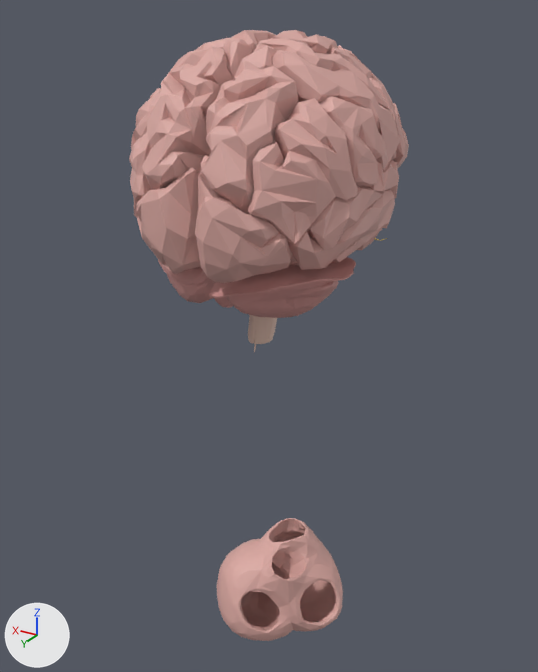
An edit to the glTF model public/models/nervoso-leve.glb, drawn before and after from the same camera.
Camera for both pictures: a 50 mm camera at (-0.208, 0.379, 1.714) aimed at (0.02, 0.0, 1.525). The lights are fixed; the arrows at lower left show +X, +Y and +Z. The first picture is the older version. Where no turn or scale is listed for an object, it has been applied to the vertices.

Names of what the first picture shows: 'FMA13884', 'FMA67944', 'FMA72665', 'FMA72667', 'FMA72669', 'FMA72671', 'FMA72672', 'FMA72685', 'FMA72804', 'FMA72975', 'FMA72976', 'FMA83966' and 11 more.
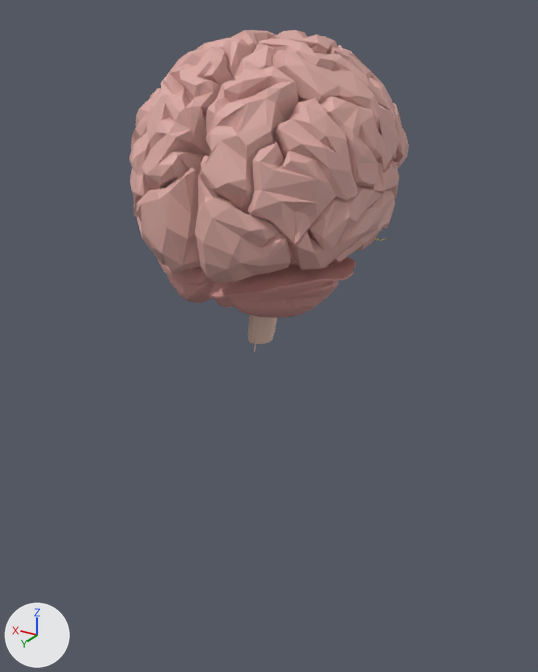
Where the change shows, as pixel boxes [x1, y1, x2, y2] in the pictures (538 x 672 px):
'FMA13884', deleted (pink): before [217, 518, 343, 641]

What the commit changed:
Object 'FMA13884' (ob_fma13884) is deleted.
